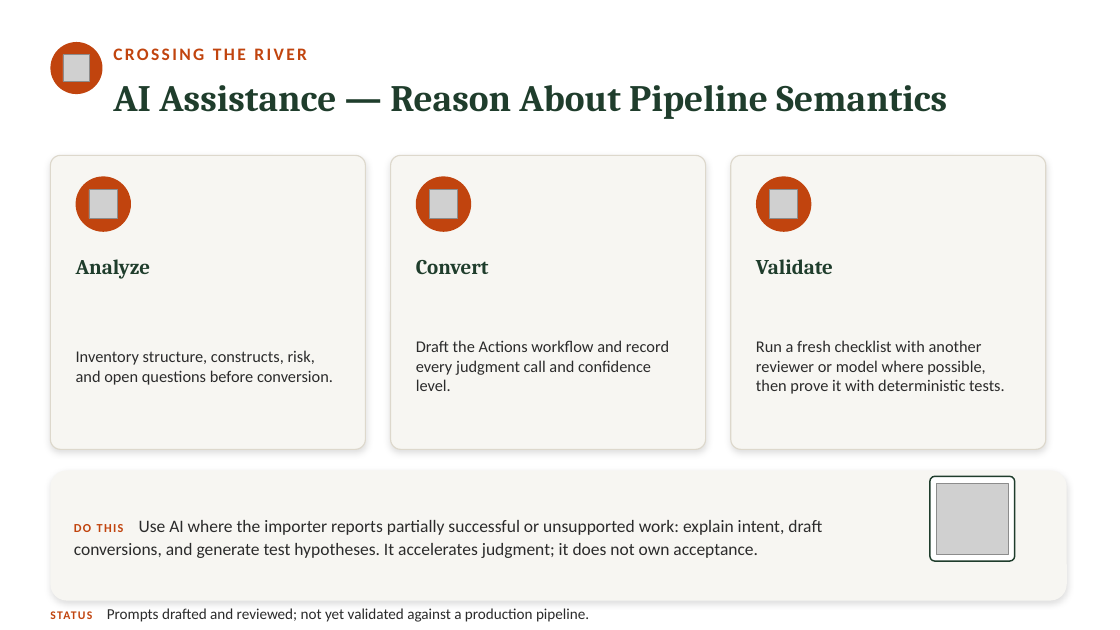
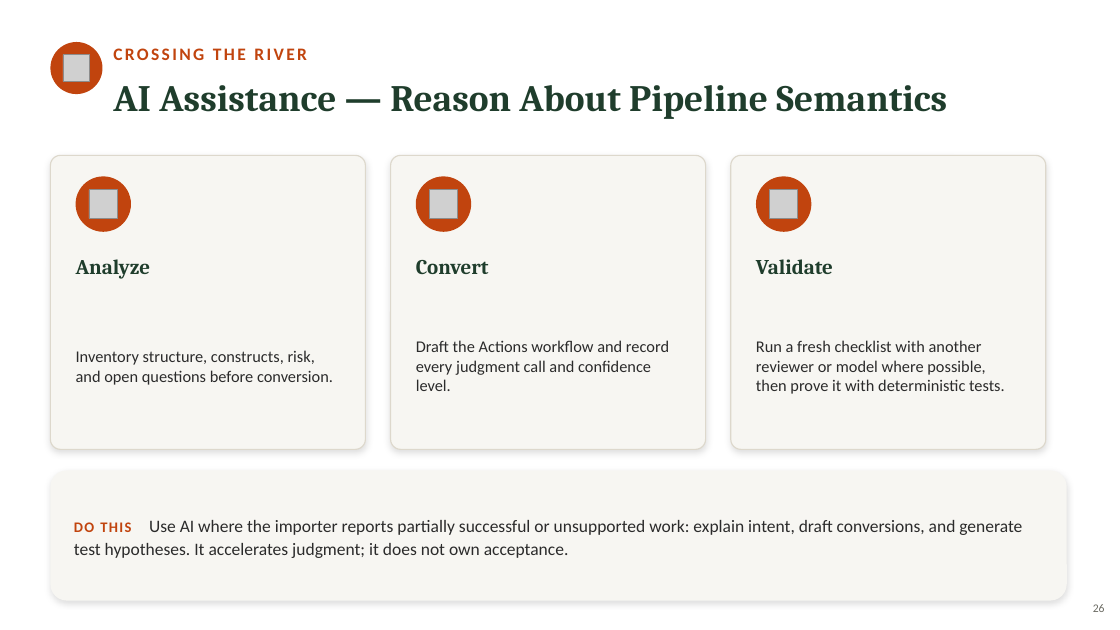
Before and after one commit to neumann1990/Azure_DevOps_To_GitHub, a slide deck: slide 26 of presentation/azure-devops-to-github-the-great-migration-FULL-DECK.pptx (slide 25 before the commit). Drawn at 1120x630 pixels with LibreOffice and Linux fonts; fonts in the diff are those of the drawing; grey boxes stand for pictures. Boxes give left, top, right and bottom in pixels: in the first picture for what was removed or moved away, otherwise in the second. Text is boxed around its words. In the diff, an @@ line names an element or a change of style, - is before the commit and + after.

Commit message:
More styling changes to PP

```diff
--- a/presentation/azure-devops-to-github-the-great-migration-FULL-DECK.pptx
+++ b/presentation/azure-devops-to-github-the-great-migration-FULL-DECK.pptx
@@ text "DO THIS Use AI where ..." at box(74, 520, 1022, 558): size 10.5 to 12.5 pt in "DO THIS" @@
@@ rounded rectangle removed at box(930, 476, 1015, 561) @@
@@ picture removed at box(937, 483, 1008, 555) @@
@@ text removed at box(107, 608, 589, 622) @@
-STATUS Prompts drafted and reviewed; not yet validated against a production pipeline.
@@ page number added at box(1093, 604, 1105, 612), 10 pt, text #6B6B63 @@
+26
```
Also in this commit, not shown: 50 other slides changed.
